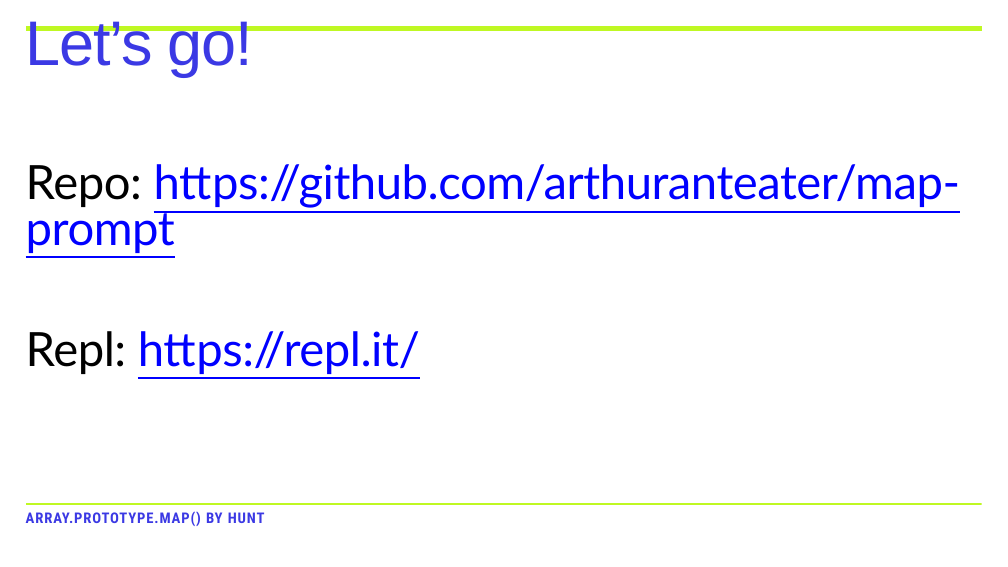
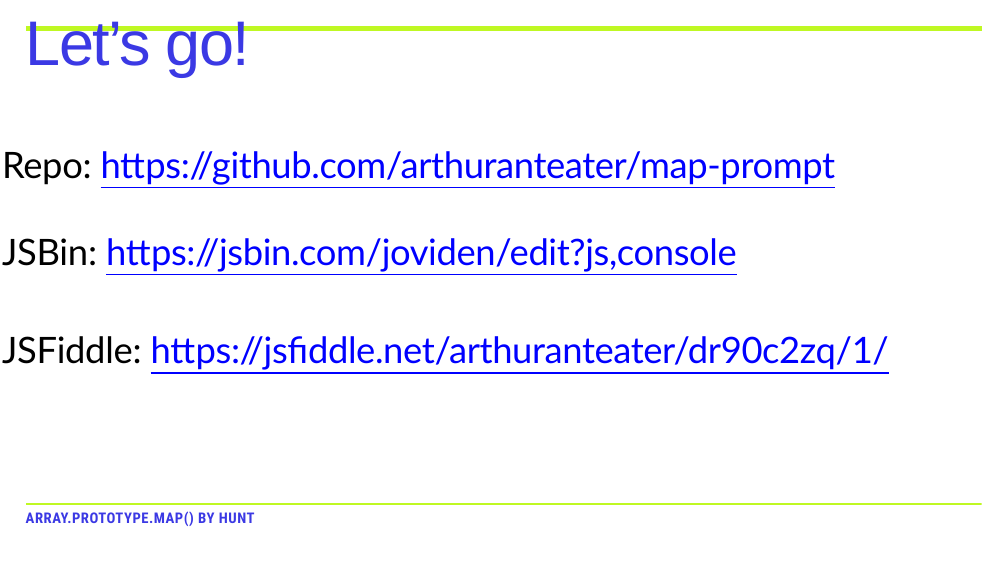
Before and after one commit to arthuranteater/map-prompt, a slide deck: slide 9 of powerpoint/Map_Lesson.pptx. Drawn at 1008x567 pixels with LibreOffice and Linux fonts; fonts in the diff are those of the drawing. Boxes give left, top, right and bottom in pixels: in the first picture for what was removed or moved away, otherwise in the second. Text is boxed around its words. In the diff, an @@ line names an element or a change of style, - is before the commit and + after.

Commit message:
upd pp

```diff
--- a/powerpoint/Map_Lesson.pptx
+++ b/powerpoint/Map_Lesson.pptx
@@ title "Let’s go!" at <box>26,21,250,76</box>: letter spacing -2.4 to -3 pt @@
@@ text "Repo: https://github.com/arthuranteater/map-prompt": place and size @@
-text "Repo: https://github.com/arthuranteater/map-prompt" at <box>26,164,961,374</box>
+text "Repo: https://github.com/arthuranteater/map-prompt" at <box>2,151,889,370</box>
@@ text at <box>2,151,836,185</box>: size 90 to 69.3 pt, letter spacing -0.9 to -0.8 pt in "Repo: https://github.com/arthuranteater/map-prompt"; less space between paragraphs @@
@@ text at <box>2,238,889,370</box>: text changed; size 90 to 69.3 pt @@
-Repl: https://repl.it/
+JSBin: https://jsbin.com/joviden/edit?js,console
+JSFiddle: https://jsfiddle.net/arthuranteater/dr90c2zq/1/
@@ text "ARRAY.PROTOTYPE.MAP() BY HUNT" at <box>26,511,255,526</box>: letter spacing 1.7 to 1 pt @@
```
Also in this commit, not shown: 8 other slides changed.
